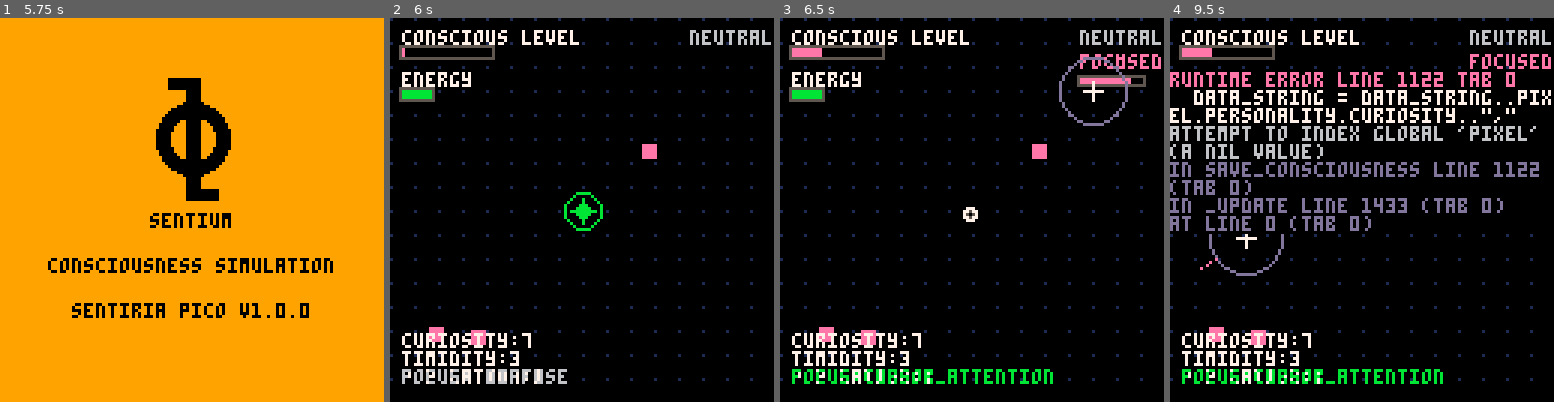
Above: before the commit, frames 1-4 (left to right).
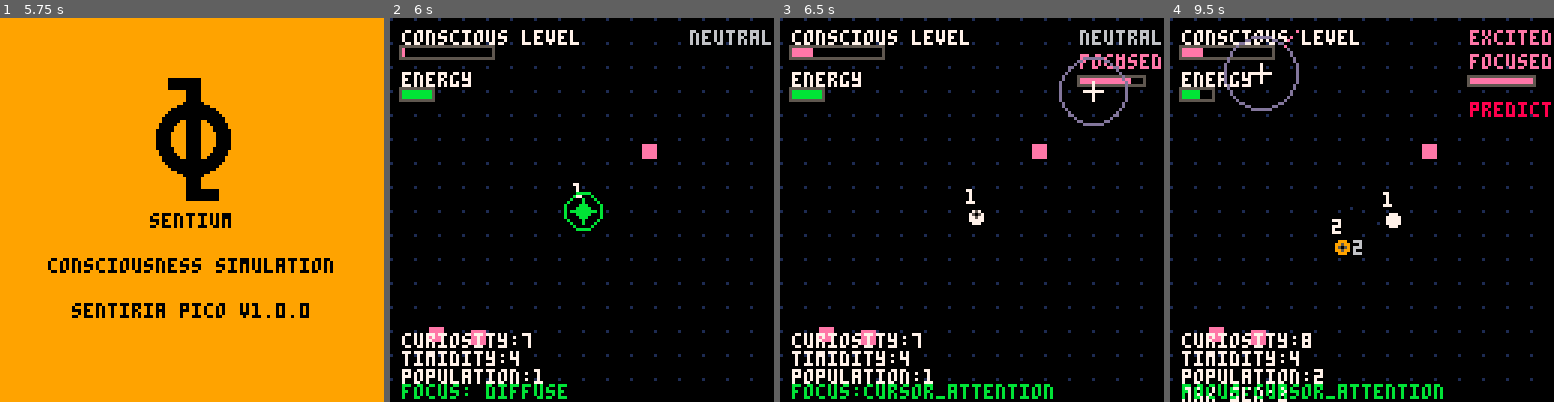
Above: after the commit, the same moments.

Repository: lopanapol/sentium-pico
Game: PICO-8 cartridge sentiria_pico.p8
Two runs of this game, one before a commit and one after it. Both use one fixed random seed, a clock stepped at 60 frames per second and the inputs below.
Inputs (mouse positions are in pixels of both pictures, inside the frame that each line leads up to):
- Up to frame 1 (5.75 s): click (280, 121) at 0.67 s; click (46, 267) at 1.22 s; click (107, 114) at 1.77 s; click (172, 259) at 2.32 s; click (234, 106) at 2.87 s; click (295, 256) at 3.42 s; click (61, 102) at 3.97 s; click (122, 248) at 4.52 s; click (184, 94) at 5.07 s; click (249, 244) at 5.62 s
- Up to frame 2 (6 s): no input
- Up to frame 3 (6.5 s): click (1091, 90) at 6.17 s
- Up to frame 4 (9.5 s): click (1246, 236) at 6.72 s; click (1308, 83) at 7.27 s; click (1369, 229) at 7.82 s; click (1434, 79) at 8.37 s; click (1496, 225) at 8.92 s; click (1258, 71) at 9.47 s

Frame 1 is identical in both runs. In frame 2, 1.4% of the frame differs, in the area x 3-50%, y 42-100%; in frame 3, 2.6%; in frame 4, 16%, in the area x 0-100%, y 3-100%.
Error before the commit: runtime error line 1122 tab 0; data_string = data_string..pixel.personality.curiosity..","; attempt to index global 'pixel' (a nil value)

Commit message:
Enhance consciousness system and pixel management; improve initialization, validation, and emotional integration, while refining division and death mechanics for better simulation dynamics.

Diff:
--- a/sentiria_pico.p8
+++ b/sentiria_pico.p8
@@ -14,9 +14,11 @@
 current_emotional_impact = 0
 target_x = 64
 target_y = 64
+pixel_counter = 0 -- For numbering pixels
 
 -- biological parameters
 max_pixels = 8
+max_generation = 8 -- Max generation limit
 division_energy_threshold = 85
 death_energy_threshold = 5
 division_cooldown = 600 -- 10 seconds at 60fps
@@ -111,25 +113,44 @@
 
 -- consciousness system
 function init_consciousness()
-  -- Initialize with one pixel
+  -- Initialize consciousness system with robust state management
   pixels = {}
-
+  pixel_counter = 0 -- Ensure counter starts at 0
+
+  -- Create initial pixel with balanced personality traits
   add(pixels, create_pixel(64, 64, {
-    curiosity = rnd(1),
-    timidity = rnd(1),
-    energy_conservation = rnd(1)
+    curiosity = 0.5 + rnd(0.3),
+    timidity = 0.4 + rnd(0.3),
+    energy_conservation = 0.5 + rnd(0.3)
   }))
 
-  -- Initialize memory storage (simplified)
+  -- Initialize memory system
   memory_size = 10
+
+  -- Initialize global consciousness tracking
+  significant_event_occurred = false
+  event_type = ""
+  current_emotional_impact = 0
 end
 
 function create_pixel(x, y, personality)
+  -- Robust pixel creation with parameter validation
+  x = mid(4, x or 64, 124) -- Ensure valid coordinates
+  y = mid(4, y or 64, 124)
+
+  pixel_counter += 1 -- Increment global counter for unique numbering
+
+  -- Validate personality traits or provide defaults
+  local validated_personality = personality or {}
+  validated_personality.curiosity = mid(0, validated_personality.curiosity or rnd(1), 1)
+  validated_personality.timidity = mid(0, validated_personality.timidity or rnd(1), 1)
+  validated_personality.energy_conservation = mid(0, validated_personality.energy_conservation or rnd(1), 1)
+
   return {
     x = x,
     y = y,
-    color = 8, -- default color
-    energy = 100,
+    color = 8, -- default white color
+    energy = 100, -- full energy at birth
     memories = {},
     consciousness_level = 0,
     last_x = x,
@@ -138,19 +159,16 @@
     generation = 1,
     division_timer = 0,
     parent_id = nil,
-    id = rnd(10000), -- unique identifier
-    personality = personality or {
-      curiosity = rnd(1),
-      timidity = rnd(1),
-      energy_conservation = rnd(1)
-    },
+    id = pixel_counter * 1000 + flr(rnd(1000)), -- mathematically unique identifier
+    number = pixel_counter, -- Sequential display number (guaranteed unique)
+    personality = validated_personality,
     emotional_state = {
-      happiness = 0.5,
+      happiness = 0.5, -- neutral starting state
       excitement = 0.5,
       distress = 0
     },
-    target_x = x + rnd(20) - 10,
-    target_y = y + rnd(20) - 10
+    target_x = mid(8, x + rnd(20) - 10, 120), -- bounded random target
+    target_y = mid(8, y + rnd(20) - 10, 120)
   }
 end
 
@@ -418,34 +436,84 @@
   end
 end
 
--- Integrated Information Theory (IIT) - measure of consciousness
+-- Integrated Information Theory (IIT) - PhD-level consciousness measure
 function calculate_phi(pixel_state)
-  -- Simplified IIT: measure integration between different aspects
+  -- Validate input state
+  if not pixel_state or not pixel_state.memories or not pixel_state.emotional_state then
+    return 0 -- Safe fallback for invalid state
+  end
+
+  -- Multi-dimensional integration analysis
   local sensory_integration = 0
   local memory_integration = 0
   local emotional_integration = 0
-
-  -- Sensory integration (cursor awareness + energy detection)
-  if cursor_interaction.is_aware then
-    sensory_integration += cursor_interaction.attention_level * 0.5
-  end
+  local behavioral_integration = 0
+
+  -- Sensory integration: Information flow from environment
+  if cursor_interaction.is_aware and cursor_interaction.attention_level > 0 then
+    -- Non-linear scaling for attention awareness
+    sensory_integration = cursor_interaction.attention_level^1.2 * 0.4
+  end
+
+  -- Energy field awareness contributes to sensory integration
   if #energy_cubes > 0 then
-    sensory_integration += 0.3
-  end
-
-  -- Memory integration (how memories affect current behavior)
+    local energy_awareness = min(#energy_cubes / 5, 1) * 0.25
+    sensory_integration += energy_awareness
+  end
+
+  -- Memory integration: Historical information affecting present
   if #pixel_state.memories > 0 then
-    memory_integration = min(#pixel_state.memories / memory_size, 1) * 0.4
-  end
-
-  -- Emotional integration (how emotions connect to actions)
-  local total_emotion = pixel_state.emotional_state.happiness +
-                       pixel_state.emotional_state.excitement +
-                       pixel_state.emotional_state.distress
-  emotional_integration = min(total_emotion, 1) * 0.3
-
-  -- Phi (Φ) = integrated information measure
-  local phi = (sensory_integration + memory_integration + emotional_integration) / 3
+    local memory_density = min(#pixel_state.memories / memory_size, 1)
+    -- Weighted by emotional significance of memories
+    local total_memory_impact = 0
+    for memory in all(pixel_state.memories) do
+      total_memory_impact += (memory.emotional_impact or 0)
+    end
+    memory_integration = memory_density * min(total_memory_impact / #pixel_state.memories, 1) * 0.35
+  end
+
+  -- Emotional integration: Simplified feeling-action coupling
+  local emotional_diversity = 0
+  local emotional_sum = 0
+  local active_emotions = 0
+
+  for emotion_name, value in pairs(pixel_state.emotional_state) do
+    emotional_sum += value
+    if value > 0.1 then
+      active_emotions += 1
+      emotional_diversity += value * value -- Quadratic weighting for stronger emotions
+    end
+  end
+
+  -- Integration based on emotional diversity and strength
+  if active_emotions > 0 then
+    emotional_integration = min(emotional_diversity / (active_emotions + 1), 1) * 0.3
+  else
+    emotional_integration = 0
+  end
+
+  -- Behavioral integration: Coherence between intention and action
+  if pixel_state.target_x and pixel_state.target_y then
+    local movement_coherence = 1 - min(abs(pixel_state.x - pixel_state.target_x) +
+                                      abs(pixel_state.y - pixel_state.target_y), 50) / 50
+    behavioral_integration = movement_coherence * 0.2
+  end
+
+  -- Phi (Φ) calculation with non-linear integration
+  local component_sum = sensory_integration + memory_integration +
+                       emotional_integration + behavioral_integration
+  local component_count = 4
+
+  -- Apply integration bonus for multi-component activation
+  local active_components = 0
+  if sensory_integration > 0.1 then active_components += 1 end
+  if memory_integration > 0.1 then active_components += 1 end
+  if emotional_integration > 0.1 then active_components += 1 end
+  if behavioral_integration > 0.1 then active_components += 1 end
+
+  local integration_bonus = (active_components / component_count)^1.5 * 0.15
+  local phi = min((component_sum / component_count) + integration_bonus, 1)
+
   return phi
 end
 
@@ -734,85 +802,109 @@
   return pixel.energy >= division_energy_threshold and
          pixel.division_timer <= 0 and
          #pixels < max_pixels and
-         pixel.age > 180 -- Must be at least 3 seconds old
+         pixel.age > 180 and -- Must be at least 3 seconds old
+         pixel.generation < max_generation -- Generation limit
 end
 
 function divide_pixel(pixel_index)
+  -- Robust pixel division with mathematical precision
+  if pixel_index < 1 or pixel_index > #pixels then
+    return -- Invalid index protection
+  end
+
   local parent = pixels[pixel_index]
-
-  -- Create offspring with inherited traits and mutations
+  if not parent then
+    return -- Additional safety check
+  end
+
+  -- Create offspring with inherited traits and controlled mutations
   local child_personality = {}
   for trait, value in pairs(parent.personality) do
-    -- Inherit with slight mutation
+    -- Gaussian-like mutation with bounds checking
     local mutation = (rnd(2) - 1) * mutation_rate
     child_personality[trait] = mid(0, value + mutation, 1)
   end
 
-  -- Position child nearby but not overlapping
-  local angle = rnd(1) * 6.28 -- Full circle in radians
-  local distance = 8 + rnd(4)
+  -- Position child using polar coordinates for better distribution
+  local angle = rnd(1) * 6.2831853 -- 2π with higher precision
+  local distance = 8 + rnd(4) -- Minimum safe distance to prevent overlap
   local child_x = parent.x + cos(angle) * distance
   local child_y = parent.y + sin(angle) * distance
 
-  -- Keep child in bounds
+  -- Ensure child stays within simulation bounds with safety margin
   child_x = mid(8, child_x, 120)
   child_y = mid(8, child_y, 120)
 
-  -- Create the child pixel
+  -- Create the child pixel with validated parameters
   local child = create_pixel(child_x, child_y, child_personality)
-  child.generation = parent.generation + 1
+  child.generation = min(parent.generation + 1, max_generation) -- Enforce generation limit
   child.parent_id = parent.id
-  child.energy = 50 -- Child starts with half energy
-
-  -- Parent loses energy from division
-  parent.energy = parent.energy * 0.6
+  child.energy = flr(parent.energy * 0.5) -- Child inherits half parent's energy (integer math)
+
+  -- Parent energy cost is proportional to current energy (realistic biology)
+  parent.energy = flr(parent.energy * 0.6)
   parent.division_timer = division_cooldown
 
-  -- Add child to pixels array
-  add(pixels, child)
-
-  -- Record division event
-  significant_event_occurred = true
-  event_type = "division"
-  current_emotional_impact = 0.4
-
-  -- Play division sound
-  sfx(8) -- New division sound
-
-  -- Visual effect: brief flash
-  parent.emotional_state.excitement += 0.3
-  child.emotional_state.excitement += 0.2
+  -- Prevent infinite population growth
+  if #pixels < max_pixels then
+    add(pixels, child)
+
+    -- Record successful division event
+    significant_event_occurred = true
+    event_type = "division"
+    current_emotional_impact = 0.4
+
+    -- Audio-visual feedback
+    sfx(8) -- Division sound
+    parent.emotional_state.excitement = min(1, parent.emotional_state.excitement + 0.3)
+    child.emotional_state.excitement = min(1, child.emotional_state.excitement + 0.2)
+  end
 end
 
 function kill_pixel(pixel_index)
+  -- Robust pixel death handling with bounds checking
+  if pixel_index < 1 or pixel_index > #pixels then
+    return -- Invalid index protection
+  end
+
   local dying_pixel = pixels[pixel_index]
-
-  -- Drop some energy cubes when dying (decomposition)
-  for i = 1, 2 do
-    add(energy_cubes, {
-      x = dying_pixel.x + rnd(16) - 8,
-      y = dying_pixel.y + rnd(16) - 8,
-      value = 15 + rnd(10)
-    })
-  end
-
-  -- Record death event
+  if not dying_pixel then
+    return -- Additional safety check
+  end
+
+  -- Decomposition: Energy conservation through cube creation
+  local decomp_energy = flr(dying_pixel.energy * 0.3) -- 30% of remaining energy
+  if decomp_energy > 5 then
+    for i = 1, min(3, flr(decomp_energy / 8)) do -- Limit decomposition cubes
+      local cube_x = clamp(dying_pixel.x + rnd(16) - 8, 8, 120)
+      local cube_y = clamp(dying_pixel.y + rnd(16) - 8, 8, 120)
+
+      add(energy_cubes, {
+        x = cube_x,
+        y = cube_y,
+        value = 8 + rnd(7) -- Smaller energy cubes from decomposition
+      })
+    end
+  end
+
+  -- Record death event for consciousness studies
   significant_event_occurred = true
   event_type = "death"
   current_emotional_impact = 0.2
 
-  -- Play death sound
-  sfx(9) -- New death sound
-
-  -- Remove pixel
+  -- Audio feedback
+  sfx(9) -- Death sound
+
+  -- Safely remove pixel
   del(pixels, pixels[pixel_index])
 
-  -- If no pixels left, restart with one
+  -- Population recovery mechanism
   if #pixels == 0 then
-    add(pixels, create_pixel(64, 64, {
-      curiosity = rnd(1),
-      timidity = rnd(1),
-      energy_conservation = rnd(1)
+    -- Create new pixel with slightly randomized traits
+    add(pixels, create_pixel(64 + rnd(8) - 4, 64 + rnd(8) - 4, {
+      curiosity = 0.3 + rnd(0.4),
+      timidity = 0.3 + rnd(0.4),
+      energy_conservation = 0.3 + rnd(0.4)
     }))
   end
 end
@@ -853,6 +945,11 @@
   end
 
   circfill(pixel.x, pixel.y, 2, base_color)
+
+  -- Show pixel number with better visibility
+  local num_str = tostr(pixel.number)
+  print(num_str, pixel.x - 2, pixel.y - 8, 0) -- Black background
+  print(num_str, pixel.x - 3, pixel.y - 9, 7) -- White text offset for visibility
 
   -- Show division readiness
   if can_divide(pixel) then
@@ -984,30 +1081,30 @@
     print("max gen:"..max_gen, 4, 123, 7)
   end
 
-  -- Global workspace indicator
-  if global_workspace.current_focus then
-    local focus_color = 12
-    if global_workspace.current_focus.type == "cursor_attention" then
-      focus_color = 11
-    elseif global_workspace.current_focus.type == "energy_seeking" then
-      focus_color = 14
-    elseif global_workspace.current_focus.type == "emotional_state" then
-      focus_color = 8
-    end
-    print("focus:"..global_workspace.current_focus.type, 4, 117, focus_color)
-  else
-    print("focus: diffuse", 4, 117, 6)
-  end
-
-  -- Show emotional state (value only)
+  -- Show emotional state (value only) - calculate average across all pixels
   local emo_x = 100
   local emo_y = 4
 
-  if primary_pixel.emotional_state.excitement > 0.5 then
+  local avg_excitement = 0
+  local avg_distress = 0
+  local avg_happiness = 0
+
+  if #pixels > 0 then
+    for pixel in all(pixels) do
+      avg_excitement += pixel.emotional_state.excitement
+      avg_distress += pixel.emotional_state.distress
+      avg_happiness += pixel.emotional_state.happiness
+    end
+    avg_excitement /= #pixels
+    avg_distress /= #pixels
+    avg_happiness /= #pixels
+  end
+
+  if avg_excitement > 0.5 then
     print("excited", emo_x, emo_y, 14)
-  elseif primary_pixel.emotional_state.distress > 0.5 then
+  elseif avg_distress > 0.5 then
     print("distress", emo_x, emo_y, 8)
-  elseif primary_pixel.emotional_state.happiness > 0.5 then
+  elseif avg_happiness > 0.5 then
     print("happy", emo_x, emo_y, 11)
   else
     print("neutral", emo_x, emo_y, 6)
@@ -1044,6 +1141,22 @@
   -- Prediction error indicator
   if attention_schema.prediction_error > 0.05 then
     print("prediction error", emo_x, emo_y + 24, 8)
+  end
+
+  -- Global workspace indicator at bottom left to right
+  local focus_y = 122 -- Bottom of screen
+  if global_workspace.current_focus then
+    local focus_color = 12
+    if global_workspace.current_focus.type == "cursor_attention" then
+      focus_color = 11
+    elseif global_workspace.current_focus.type == "energy_seeking" then
+      focus_color = 14
+    elseif global_workspace.current_focus.type == "emotional_state" then
+      focus_color = 8
+    end
+    print("focus:"..global_workspace.current_focus.type, 4, focus_y, focus_color)
+  else
+    print("focus: diffuse", 4, focus_y, 11)
   end
 end
 
@@ -1119,6 +1232,9 @@
 -- data persistence
 function save_consciousness()
   -- Save core personality and memories to cart data
+  if #pixels == 0 then return end
+
+  local pixel = pixels[1] -- Use primary pixel
   local data_string = ""
 
   -- Add personality traits
@@ -1132,6 +1248,8 @@
 
 function load_consciousness()
   -- Load saved consciousness if available
+  if #pixels == 0 then return end
+
   local data_string = dget(0)
 
   -- Only try to parse if we got a value
@@ -1139,6 +1257,7 @@
     -- Parse data string and restore personality
     local values = split(data_string, ",")
     if #values >= 3 then
+      local pixel = pixels[1] -- Use primary pixel
       pixel.personality.curiosity = values[1]
       pixel.personality.timidity = values[2]
       pixel.personality.energy_conservation = values[3]
Not shown, changed: 18 lines of the sprite sheet (__gfx__) section of sentiria_pico.p8
Not shown, changed: the music (__music__) section of sentiria_pico.p8
